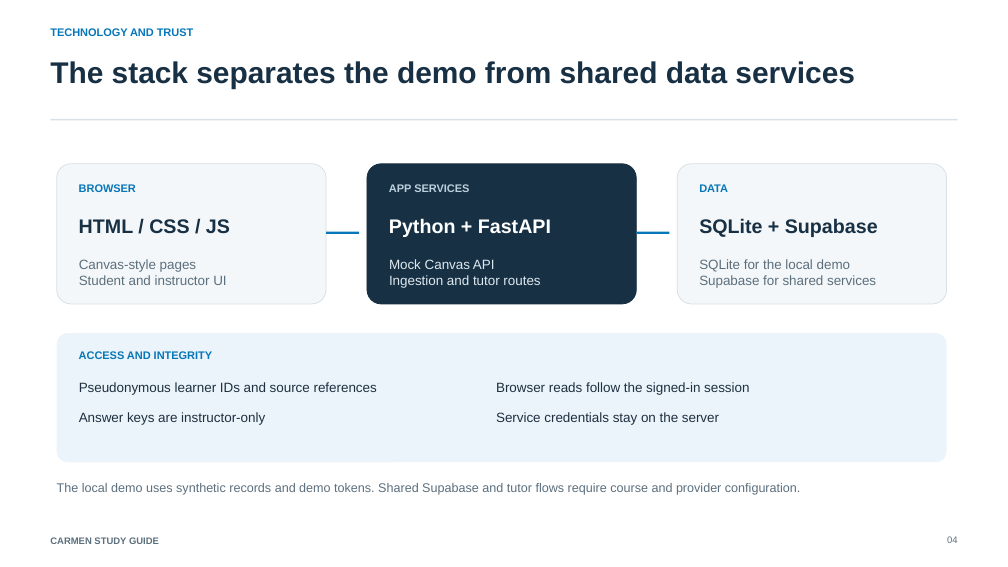
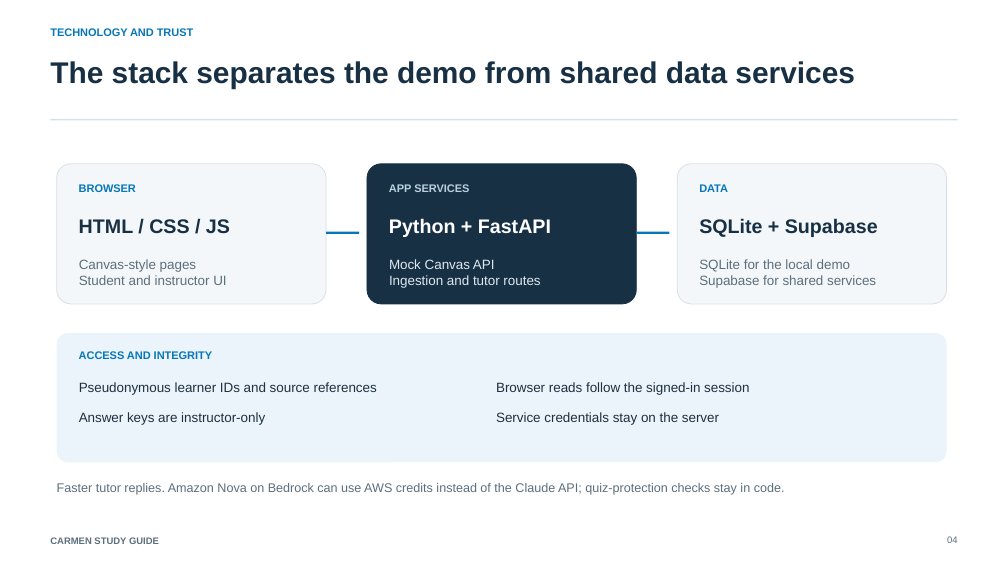
Before and after one commit to Derekrissler/HackOhio2026, a slide deck: slide 4 of powerpoints.pptx. Drawn at 1008x567 pixels with LibreOffice and Linux fonts; fonts in the diff are those of the drawing. Boxes give left, top, right and bottom in pixels: in the first picture for what was removed or moved away, otherwise in the second. Text is boxed around its words. In the diff, an @@ line names an element or a change of style, - is before the commit and + after.

Commit message:
Add Bedrock tutor updates to demo deck

```diff
--- a/powerpoints.pptx
+++ b/powerpoints.pptx
@@ text at (57, 483, 785, 495): text changed @@
-The local demo uses synthetic records and demo tokens. Shared Supabase and tutor flows require course and provider configuration.
+Faster tutor replies. Amazon Nova on Bedrock can use AWS credits instead of the Claude API; quiz-protection checks stay in code.
```
Also in this commit, not shown: 2 other slides changed.
